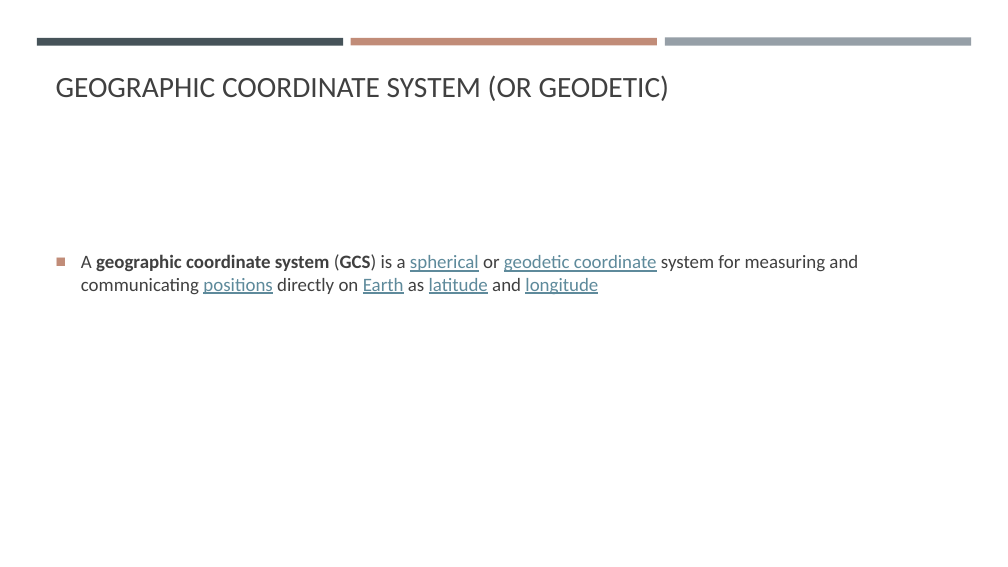
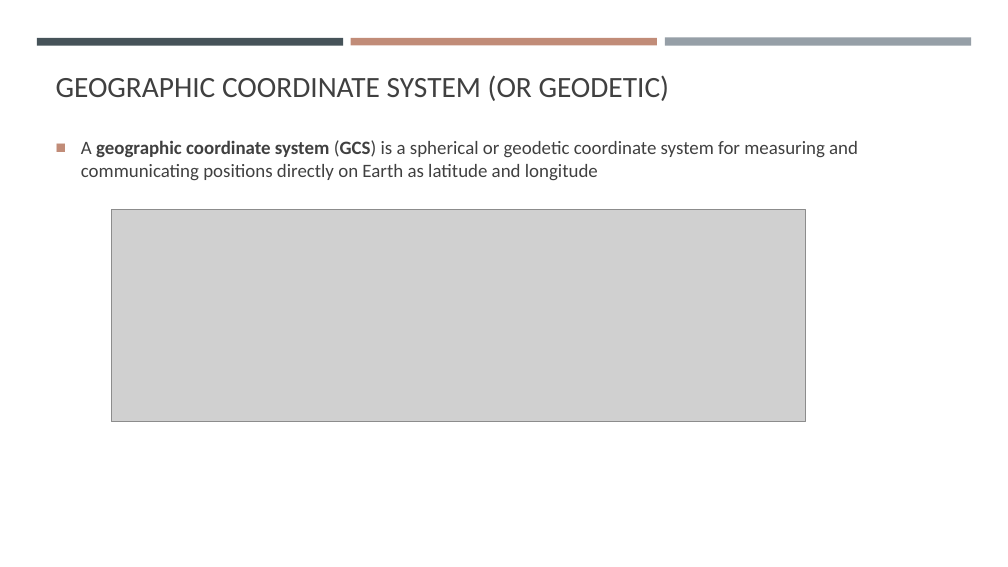
Before and after one commit to gisynw/ssj-376, a slide deck: slide 6 of docs/Lectures/Week03/Week03_SpatialData.pptx. Drawn at 1008x567 pixels with LibreOffice and Linux fonts; fonts in the diff are those of the drawing; grey boxes stand for pictures. Boxes give left, top, right and bottom in pixels: in the first picture for what was removed or moved away, otherwise in the second. Text is boxed around its words. In the diff, an @@ line names an element or a change of style, - is before the commit and + after.

```diff
--- a/docs/Lectures/Week03/Week03_SpatialData.pptx
+++ b/docs/Lectures/Week03/Week03_SpatialData.pptx
@@ text "A geographic coordinate system (GCS) ..." at (81,140,858,181): text colour #5E8A9B to #404040, underline off in "spherical geodetic coordinate positions Earth latitude longi ..." @@
@@ picture added at (111,209,806,422) @@
```
Also in this commit, not shown: 2 other slides changed, 2 slides added, 3 slides removed, 1 other file.
